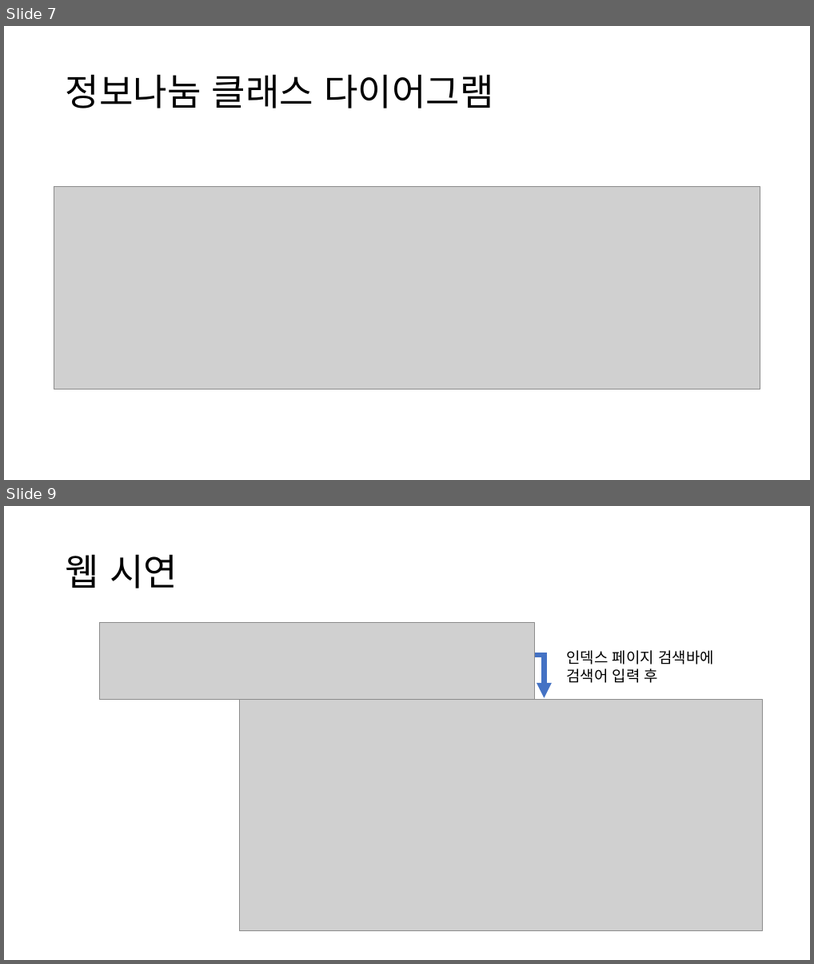
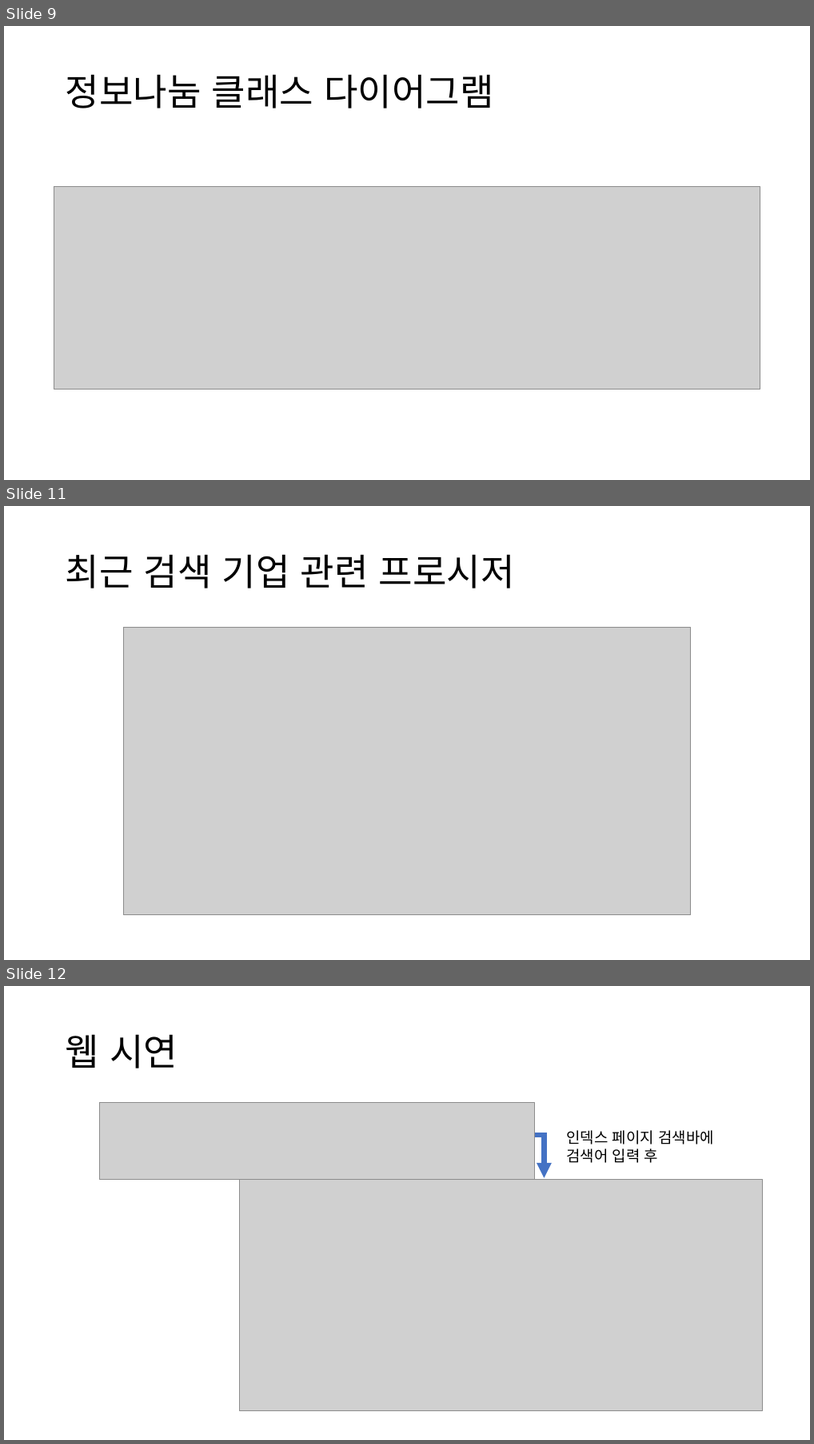
Before and after one commit to DrawGreen2021/Presentation, a slide deck: 최종발표/최종발표 PPT_백엔드.pptx. Shown one above the other, each under a label of ours: slides 7 and 9 before the commit, slides 9, 11 and 12 after it; the slides between them are not shown. The pictures are 814x964 and 814x1444 pixels, drawn with LibreOffice and Linux fonts; fonts in the diff are those of the drawing; grey boxes stand for pictures. Boxes give left, top, right and bottom in pixels: in the first picture for what was removed or moved away, otherwise in the second. Text is boxed around its words. In the diff, an @@ line names an element or a change of style, - is before the commit and + after.

```diff
--- a/최종발표/최종발표 PPT_백엔드.pptx
+++ b/최종발표/최종발표 PPT_백엔드.pptx
@@ slide 11 added at (4, 506, 810, 960), background #FFFFFF @@
@@ title added at (66, 554, 515, 588), 44 pt, text #000000 @@
+최근 검색 기업 관련 프로시저
@@ picture added at (123, 627, 691, 915) @@
@@ what was slide 7 is now slide 9 @@
@@ what was slide 9 is now slide 12 @@
```
Also in this commit, not shown: 5 slides changed, 2 other slides added, 1 other file.
